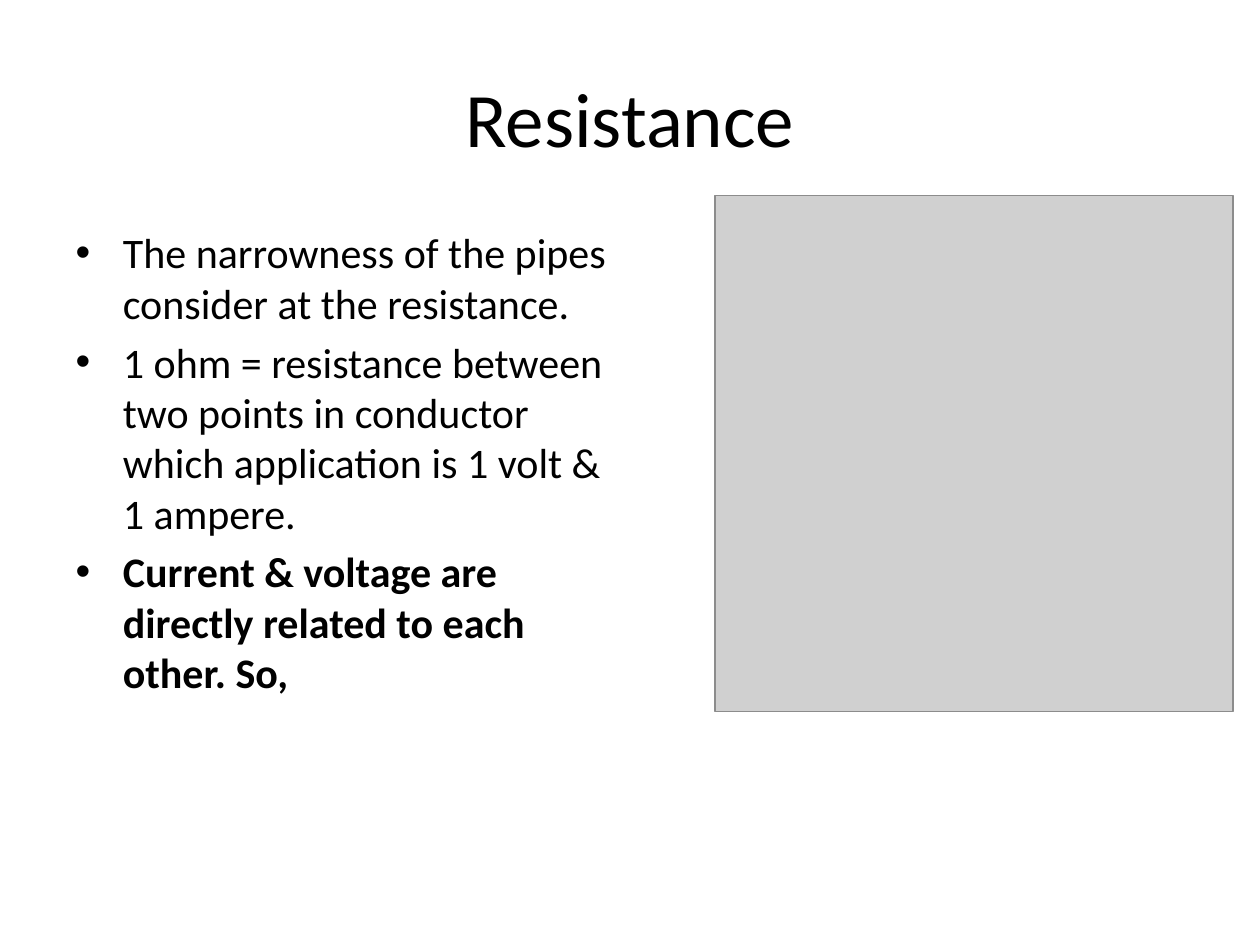
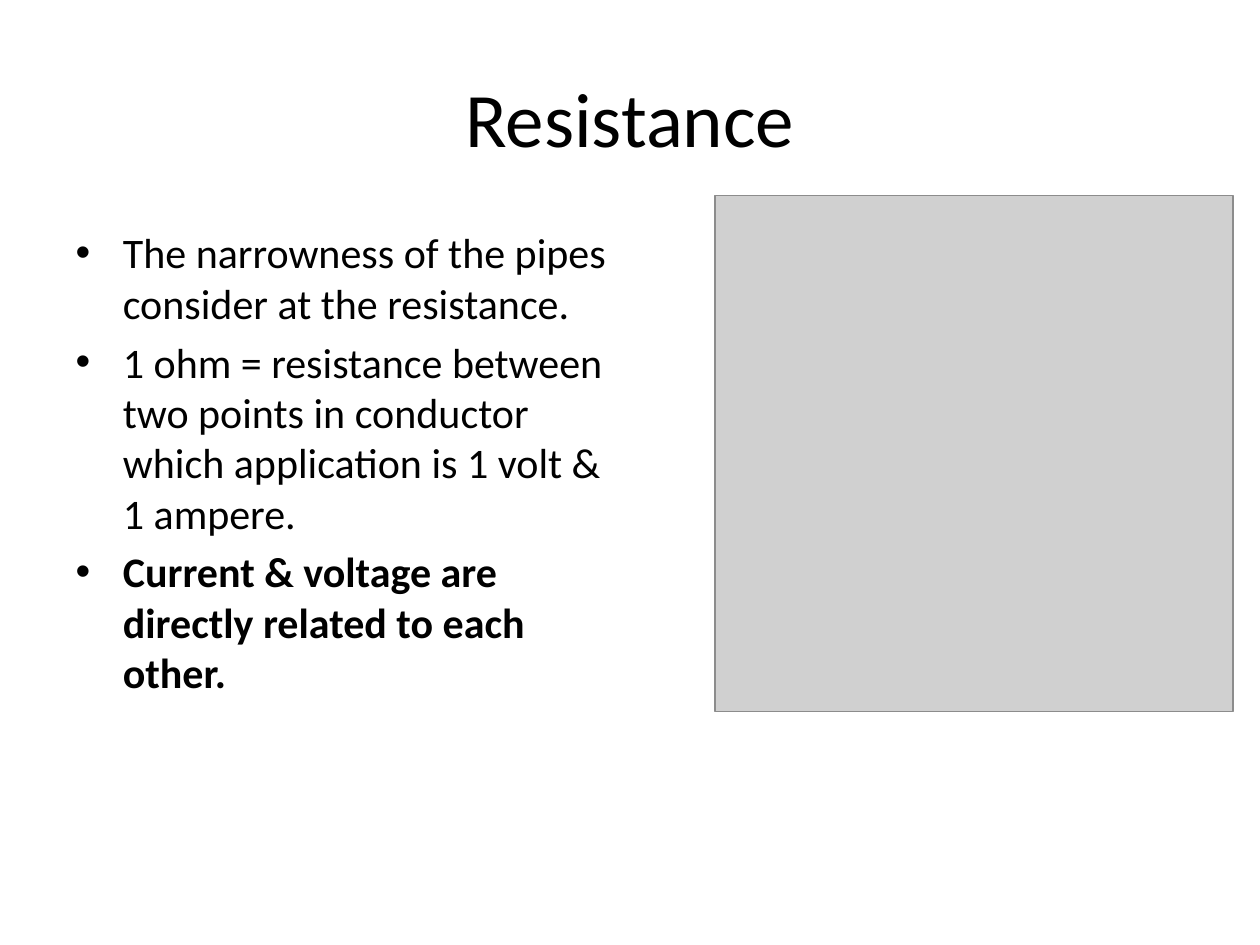
Before and after one commit to danieljayB/Arduino-Course, a slide deck: slide 8 of Weeks/Week 2/voltage, current, resistence.pptx. Drawn at 1260x945 pixels with LibreOffice and Linux fonts; fonts in the diff are those of the drawing; grey boxes stand for pictures. Boxes give left, top, right and bottom in pixels: in the first picture for what was removed or moved away, otherwise in the second. Text is boxed around its words. In the diff, an @@ line names an element or a change of style, - is before the commit and + after.

Commit message:
edit powerpoint

```diff
--- a/Weeks/Week 2/voltage, current, resistence.pptx
+++ b/Weeks/Week 2/voltage, current, resistence.pptx
@@ text at box(123, 557, 525, 689): text changed @@
-• Current & voltage are directly related to each other. So,
+• Current & voltage are directly related to each other.
```
Also in this commit, not shown: 1 other slide changed, 5 slides added.
